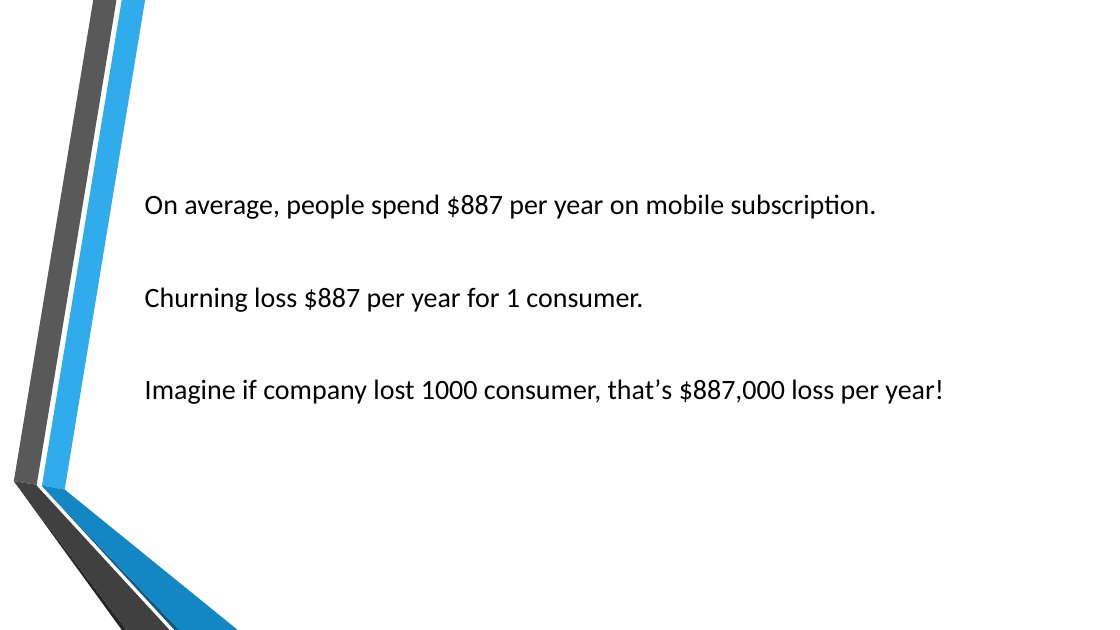
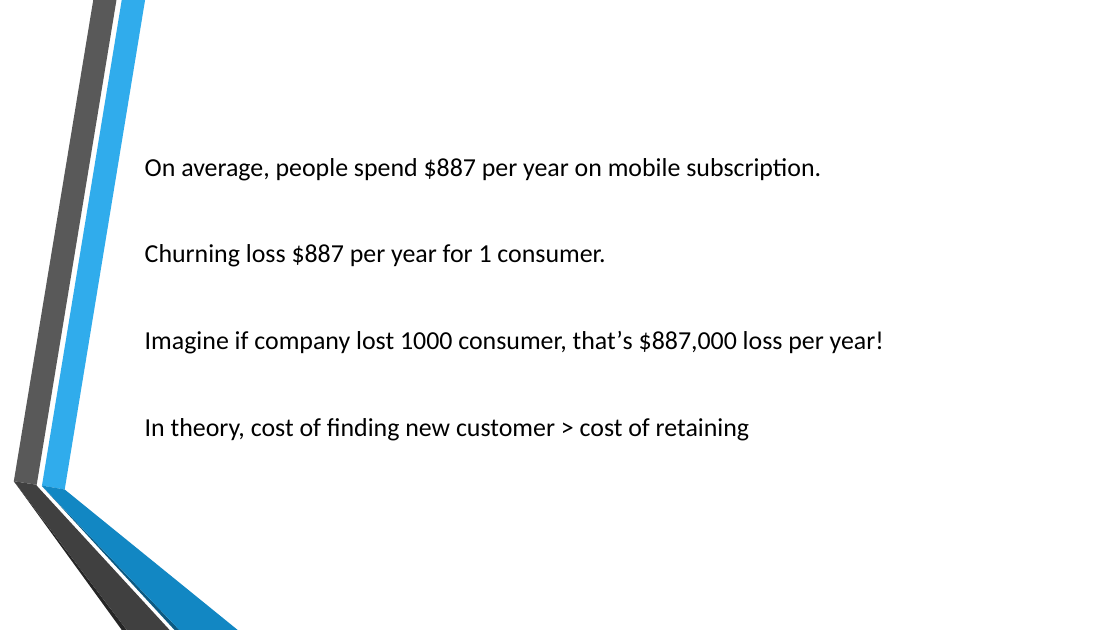
Before and after one commit to christianelbert/final-project-churn, a slide deck: slide 7 of final_project.pptx. Drawn at 1120x630 pixels with LibreOffice and Linux fonts; fonts in the diff are those of the drawing; background and template pictures are left out. Boxes give left, top, right and bottom in pixels: in the first picture for what was removed or moved away, otherwise in the second. Text is boxed around its words. In the diff, an @@ line names an element or a change of style, - is before the commit and + after.

```diff
--- a/final_project.pptx
+++ b/final_project.pptx
@@ text at box(145, 158, 884, 354): size 24 to 22.2 pt in "On average, people spend $887 per year ...", "Churning loss $887 per year for 1 ...", "Imagine if company lost 1000 consumer, that’s ..." @@
@@ text at box(145, 418, 749, 441): paragraph added @@
+In theory, cost of finding new customer > cost of retaining
```
Also in this commit, not shown: 1 other slide changed, 4 other files.
